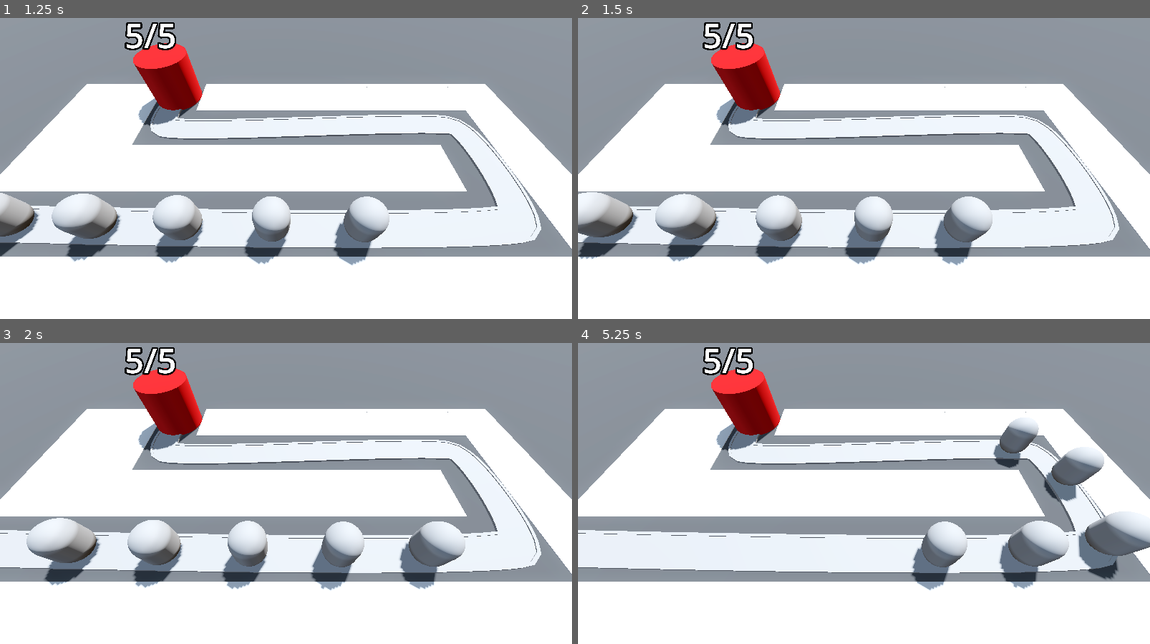
Above: before the commit, frames 1-4 (two rows, left to right).
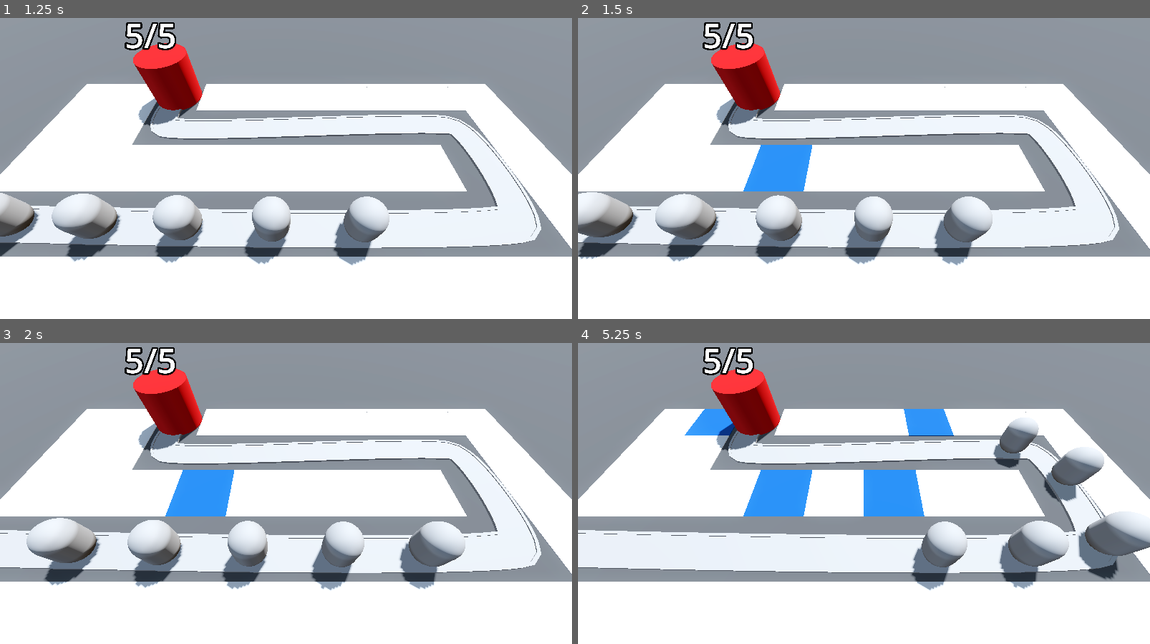
Above: after the commit, the same moments.

Repository: ericvennemeyer/BarbarianBlaster
Game: Godot game, scene res://base_level.tscn
Two runs of this game, one before a commit and one after it. Both use one fixed random seed, a clock stepped at 60 frames per second and the inputs below.
Inputs (mouse positions are in pixels of both pictures, inside the frame that each line leads up to):
- Up to frame 1 (1.25 s): move the mouse to (411, 141) at 0.52 s; press the mouse at (411, 141) at 0.53 s
- Up to frame 2 (1.5 s): move the mouse to (749, 174) at 1.27 s; release the mouse at (749, 174) at 1.28 s; click (749, 174) at 1.35 s
- Up to frame 3 (2 s): no input
- Up to frame 4 (5.25 s): move the mouse to (921, 412) at 2.02 s; press the mouse at (921, 412) at 2.03 s; move the mouse to (835, 547) at 2.77 s; release the mouse at (835, 547) at 2.78 s; click (835, 547) at 2.85 s; move the mouse to (1035, 532) at 3.52 s; press the mouse at (1035, 532) at 3.53 s; move the mouse to (692, 436) at 4.27 s; release the mouse at (692, 436) at 4.28 s; click (692, 436) at 4.35 s; move the mouse to (892, 484) at 5.02 s; press the mouse at (892, 484) at 5.03 s

Frame 1 is identical in both runs. In frame 2, 1.5% of the frame differs, in the area x 28-41%, y 42-58%; in frame 3, 1.5%; in frame 4, 4.3%, in the area x 18-66%, y 21-58%.

Commit message:
3.11 -- Mouse Input and Ray Picking, 3.12 -- Updating Gridmap Cells, 3.13 -- Clicks and Cursors

Diff:
--- /dev/null
+++ b/RayPickerCamera/ray_picker_camera.gd
@@ -0,0 +1,23 @@
+extends Camera3D
+
+@export var gridmap: GridMap
+@export var ray_length: float = 100.0
+
+@onready var ray_cast_3d: RayCast3D = $RayCast3D
+
+
+func _process(delta: float) -> void:
+	var mouse_position: Vector2 = get_viewport().get_mouse_position()
+	ray_cast_3d.target_position = project_local_ray_normal(mouse_position) * ray_length
+	ray_cast_3d.force_raycast_update()
+	if ray_cast_3d.is_colliding():
+		var collider = ray_cast_3d.get_collider()
+		if collider is GridMap:
+			Input.set_default_cursor_shape(Input.CURSOR_POINTING_HAND)
+			if Input.is_action_pressed("click"):
+				var collision_point = ray_cast_3d.get_collision_point()
+				var cell = gridmap.local_to_map(collision_point)
+				if gridmap.get_cell_item(cell) == 0:
+					gridmap.set_cell_item(cell, 1)
+	else:
+		Input.set_default_cursor_shape(Input.CURSOR_ARROW)
--- /dev/null
+++ b/RayPickerCamera/ray_picker_camera.tscn
@@ -0,0 +1,9 @@
+[gd_scene load_steps=2 format=3 uid="uid://bvwt1actttkqx"]
+
+[ext_resource type="Script" uid="uid://dh2ik6m1gfeq3" path="res://RayPickerCamera/ray_picker_camera.gd" id="1_4x8xm"]
+
+[node name="RayPickerCamera" type="Camera3D"]
+transform = Transform3D(1, 0, 0, 0, 0.596225, 0.802818, 0, -0.802818, 0.596225, 0, 0, 0)
+script = ExtResource("1_4x8xm")
+
+[node name="RayCast3D" type="RayCast3D" parent="."]
--- a/base_level.tscn
+++ b/base_level.tscn
@@ -1,5 +1,6 @@
-[gd_scene load_steps=9 format=3 uid="uid://csor7784u14tb"]
+[gd_scene load_steps=10 format=3 uid="uid://csor7784u14tb"]
 
+[ext_resource type="PackedScene" uid="uid://bvwt1actttkqx" path="res://RayPickerCamera/ray_picker_camera.tscn" id="1_3o4py"]
 [ext_resource type="MeshLibrary" uid="uid://becynfdxy5qw2" path="res://MeshLibraries/SpaceLibrary.tres" id="1_bo3yr"]
 [ext_resource type="PackedScene" uid="uid://brtngpluthkdo" path="res://Enemies/enemy.tscn" id="2_5vx1e"]
 [ext_resource type="PackedScene" uid="uid://lf68f6n1h4c6" path="res://Base/base.tscn" id="3_eesb3"]
@@ -41,8 +42,9 @@
 size = Vector3(100, 2, 100)
 material = SubResource("StandardMaterial3D_bo3yr")
 
-[node name="Camera3D" type="Camera3D" parent="."]
+[node name="RayPickerCamera" parent="." node_paths=PackedStringArray("gridmap") instance=ExtResource("1_3o4py")]
 transform = Transform3D(1, 0, 0, 0, 0.596225, 0.802818, 0, -0.802818, 0.596225, 0, 12.5, 18.5)
+gridmap = NodePath("../GridMap")
 
 [node name="GridMap" type="GridMap" parent="."]
 mesh_library = ExtResource("1_bo3yr")
--- a/project.godot
+++ b/project.godot
@@ -18,3 +18,11 @@
 [global_group]
 
 Base=""
+
+[input]
+
+click={
+"deadzone": 0.2,
+"events": [Object(InputEventMouseButton,"resource_local_to_scene":false,"resource_name":"","device":-1,"window_id":0,"alt_pressed":false,"shift_pressed":false,"ctrl_pressed":false,"meta_pressed":false,"button_mask":0,"position":Vector2(0, 0),"global_position":Vector2(0, 0),"factor":1.0,"button_index":1,"canceled":false,"pressed":false,"double_click":false,"script":null)
+]
+}
Not shown, added: RayPickerCamera/ray_picker_camera.gd.uid
